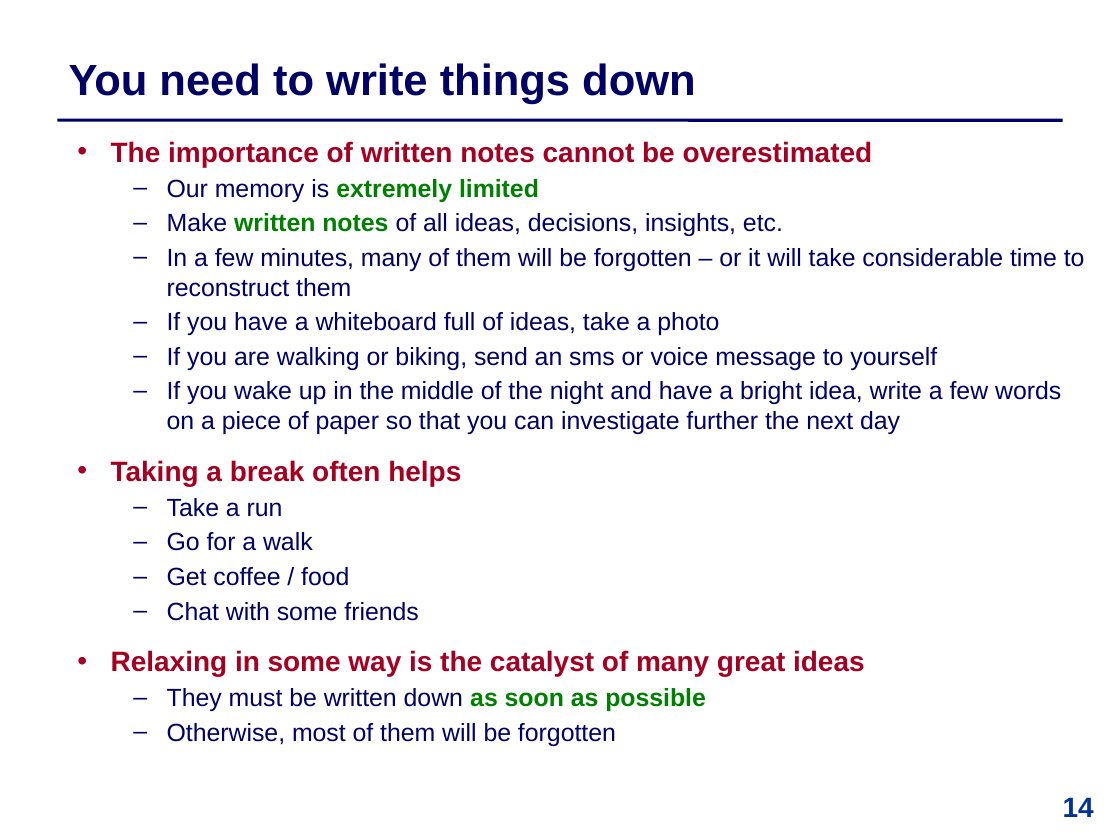
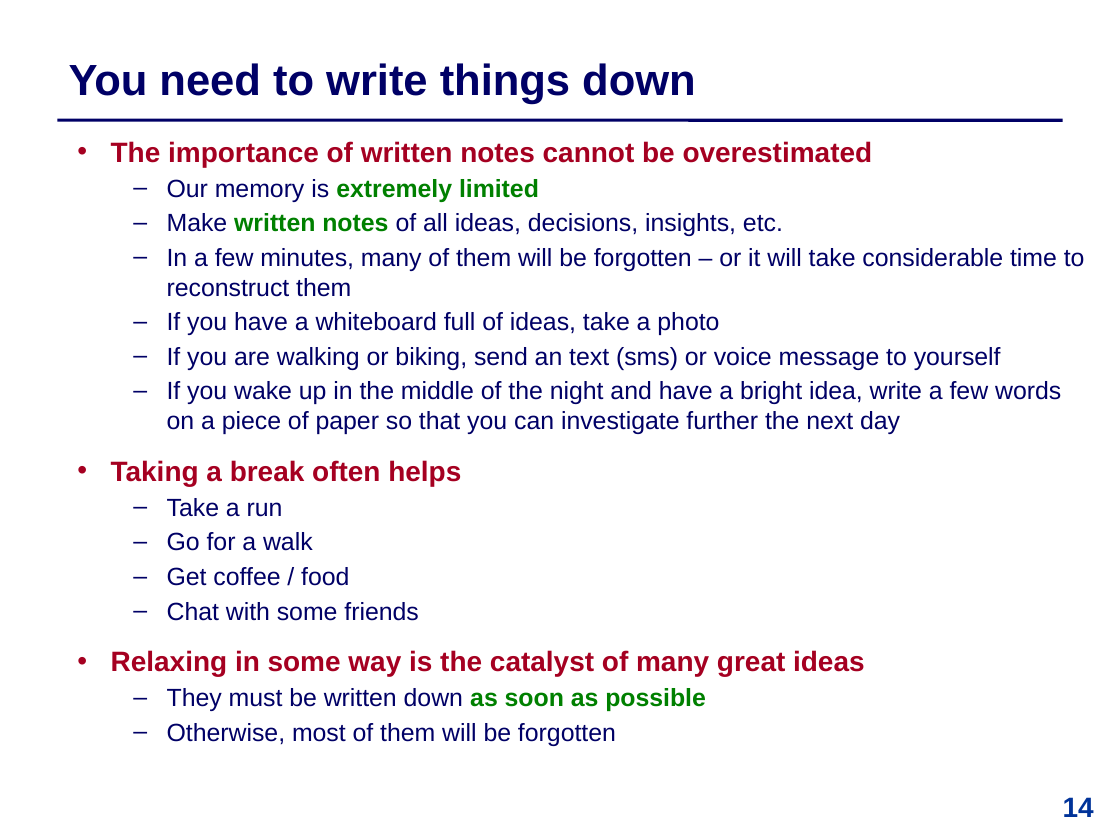
Before and after one commit to IntProgAU/Materiale, a slide deck: slide 14 of web/b22/1 Bachelor Contract .pptx. Drawn at 1120x840 pixels with LibreOffice and Linux fonts; fonts in the diff are those of the drawing. Boxes give left, top, right and bottom in pixels: in the first picture for what was removed or moved away, otherwise in the second. Text is boxed around its words. In the diff, an @@ line names an element or a change of style, - is before the commit and + after.

```diff
--- a/web/b22/1 Bachelor Contract .pptx
+++ b/web/b22/1 Bachelor Contract .pptx
@@ text at bbox=[167, 347, 1001, 370]: text changed @@
-  – If you are walking or biking, send an sms or voice message to yourself
+  – If you are walking or biking, send an text (sms) or voice message to yourself
```
Also in this commit, not shown: 6 other slides changed, 2 other files.
